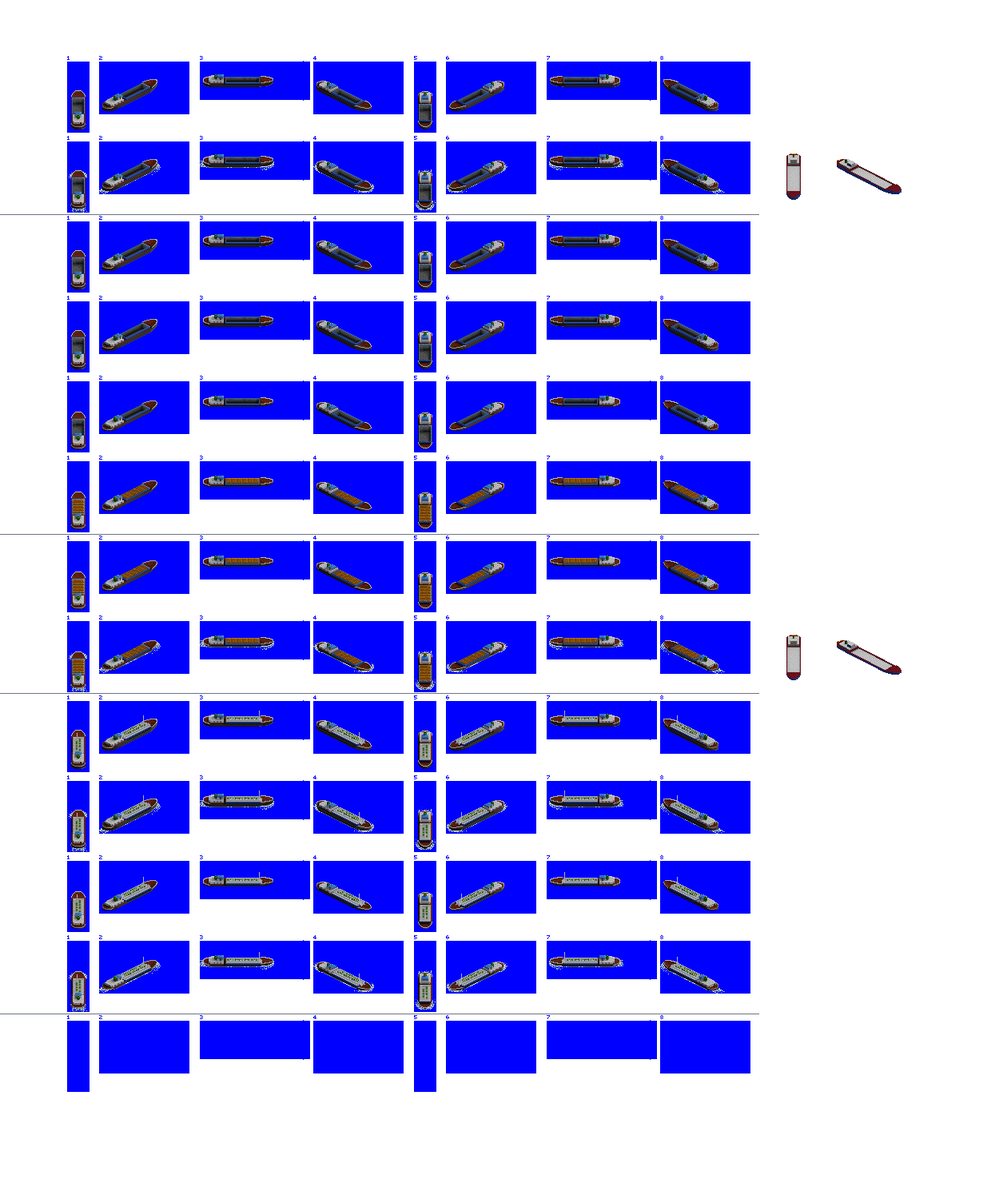
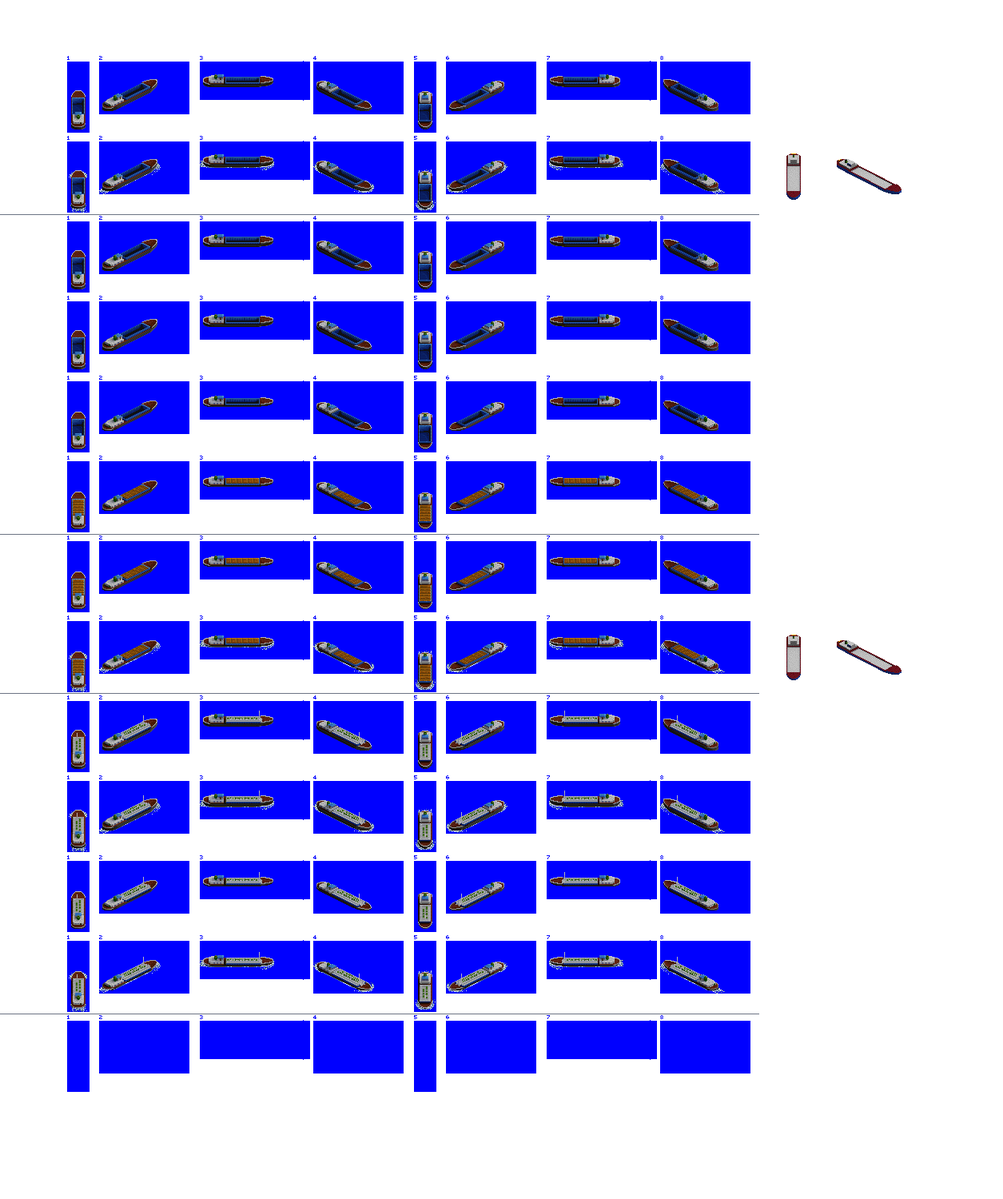
The second 1003px x 1199px image is a revision of the first. Changes to its layers:
painted on "HoldOverlay" over [72, 77, 701, 682]
